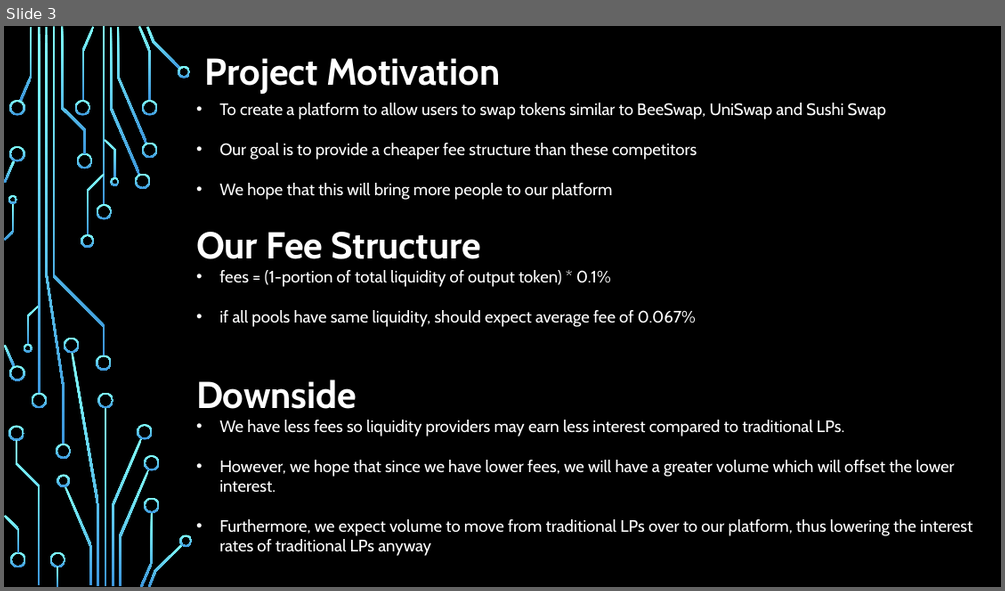
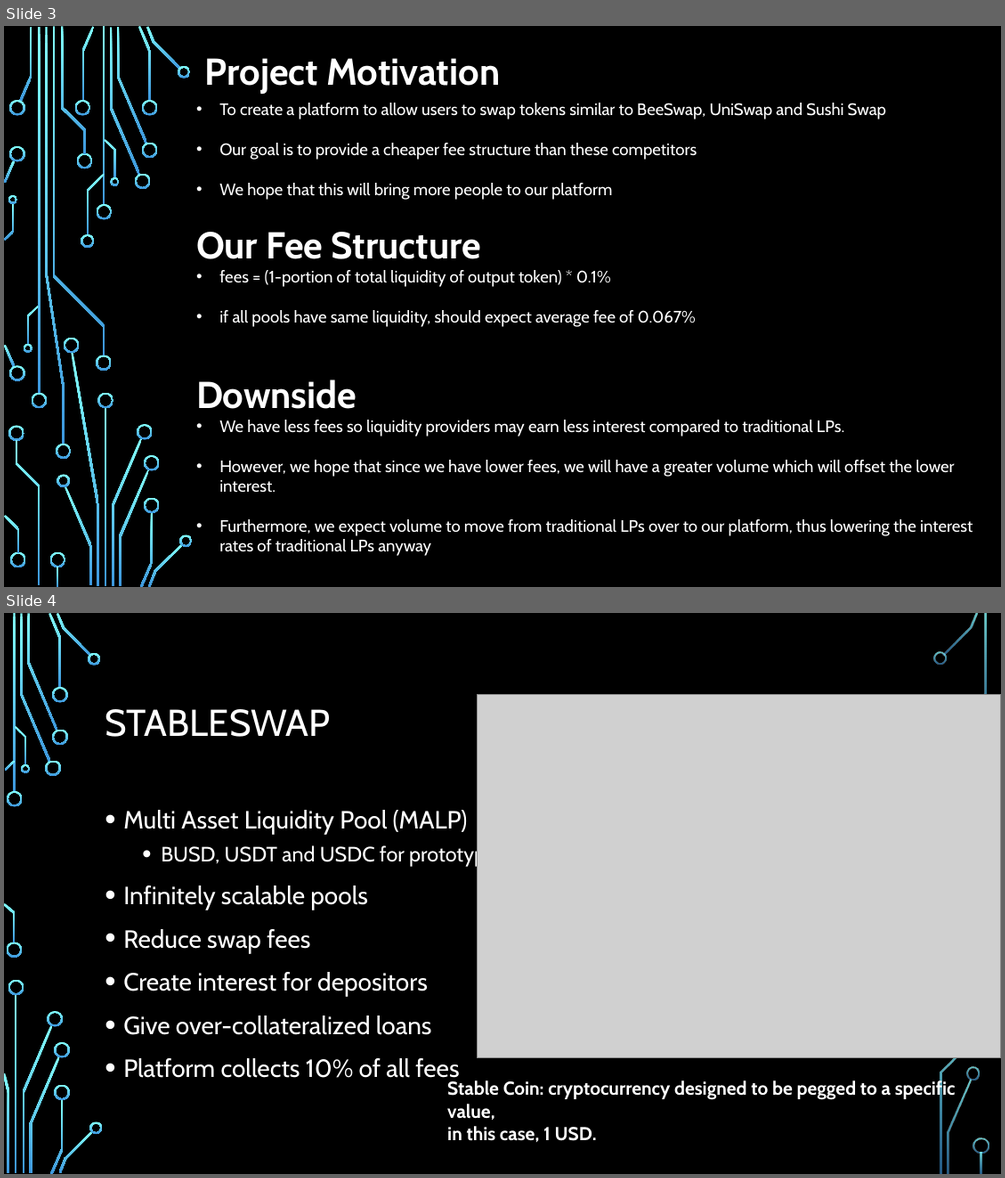
Before and after one commit to KesselRunSmuggler/Project_LP, a slide deck: DEX DEMO DAY.pptx. Shown one above the other, each under a label of ours: slide 3 before the commit, slides 3 and 4 after it. The pictures are 1005x591 and 1005x1178 pixels, drawn with LibreOffice and Linux fonts; fonts in the diff are those of the drawing; grey boxes stand for pictures; background and template pictures are left out. Boxes give left, top, right and bottom in pixels: in the first picture for what was removed or moved away, otherwise in the second. Text is boxed around its words. In the diff, an @@ line names an element or a change of style, - is before the commit and + after.

```diff
--- a/DEX DEMO DAY.pptx
+++ b/DEX DEMO DAY.pptx
@@ slide 4 added at <box>4,613,1001,1174</box>, background picture (left out) @@
@@ title added at <box>105,709,331,737</box>, 36 pt, text #FFFFFF @@
+STABLESWAP
@@ picture added at <box>477,695,1001,1058</box> @@
@@ text added at <box>123,810,496,1083</box>, 24 pt, text #FFFFFF @@
+• Multi Asset Liquidity Pool (MALP)
+  • BUSD, USDT and USDC for prototype
+• Infinitely scalable pools
+• Reduce swap fees
+• Create interest for depositors
+• Give over-collateralized loans
+• Platform collects 10% of all fees
@@ text added at <box>447,1079,955,1142</box>, 18 pt, text #FFFFFF, bold @@
+Stable Coin: cryptocurrency designed to be pegged to a specific value,
+in this case, 1 USD.
@@ group added at <box>4,613,989,1174</box>: 31 freeform shapes, 3 rectangles @@
```
Also in this commit, not shown: 4 other slides added.
